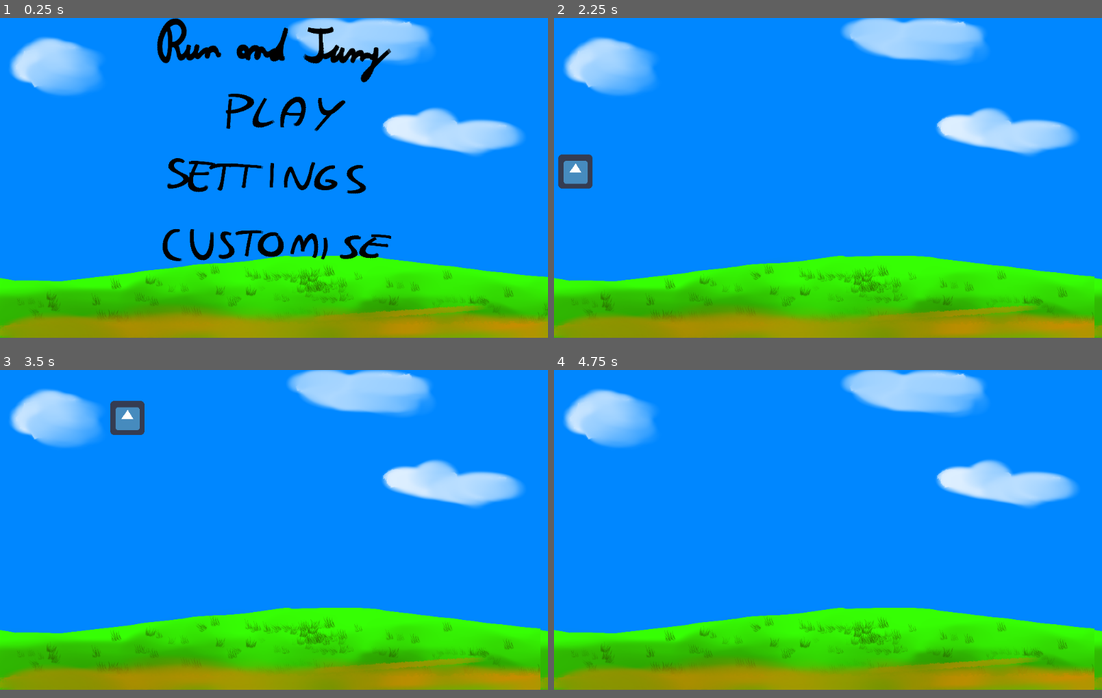
Above: before the commit, frames 1-4 (two rows, left to right).
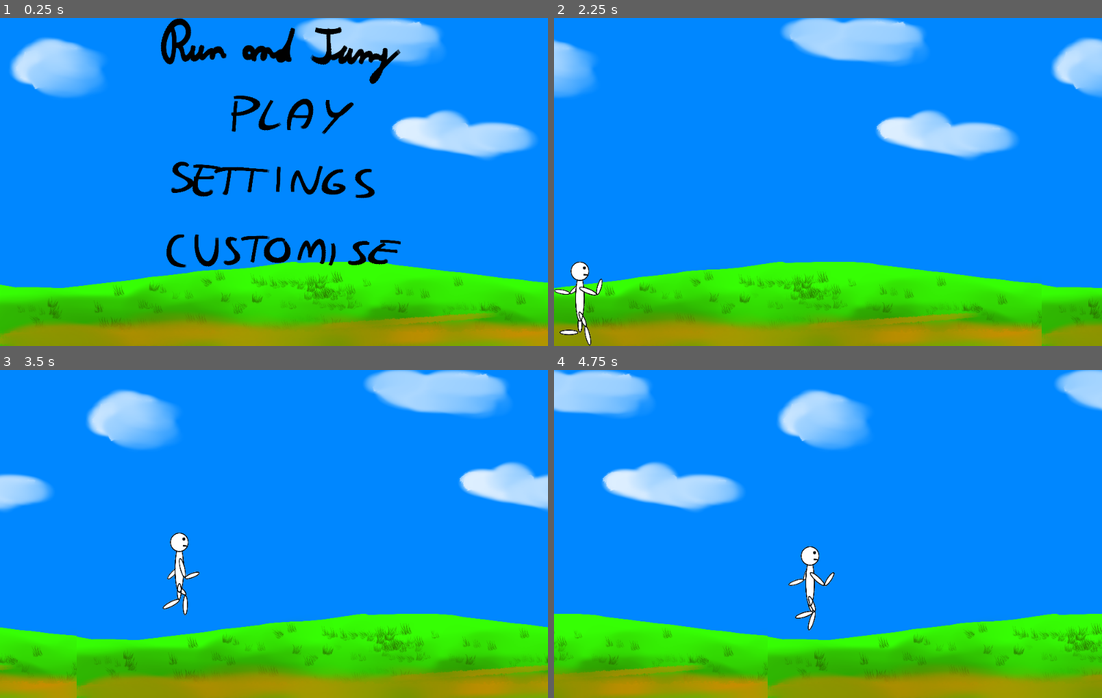
Above: after the commit, the same moments.

Repository: Mo27x/pyclan
Game: Godot game, scene res://Scenes/Menu.tscn
The game is run twice, just before and just after one commit, with the same random seed, the same clock (stepped at 60 frames per second) and the same inputs. The engine's default icon, where the game draws it, is replaced by a stand-in: a white triangle on a blue panel in a dark square.
Inputs (mouse positions are in pixels of both pictures, inside the frame that each line leads up to; where the layout moved, square brackets give the same spot in the first picture):
- Up to frame 1 (0.25 s): no input
- Up to frame 2 (2.25 s): click (833, 178) [828, 178] at 0.5 s; click (691, 332) at 1.25 s, where only the run after the commit has a clickable "SAVE"; click (833, 116) [828, 116] at 2 s
- Up to frame 3 (3.5 s): tap Enter at 2.75 s; move the mouse to (394, 514) at 2.77 s; hold Right (right) from 2.78 s (still down); hold Space (up) from 2.78 s (still down); click (394, 514) at 2.92 s
- Up to frame 4 (4.75 s): move the mouse to (718, 547) at 3.52 s; release Space (up) at 3.53 s; tap Space (up) at 3.6, 3.77, 4.07 s; click (718, 547) at 3.67 s; move the mouse to (882, 458) at 4.27 s; release Right (right) at 4.28 s; hold Left (left) from 4.28 s (still down); hold Space (up) from 4.28 s (still down); click (882, 458) at 4.42 s
In our replay, the window is 800x468 before the commit and 800x480 after it. These sizes can differ from the game's own. Grey fills any space a smaller window leaves; there, only what the larger window draws over its background counts as a difference.

The runs differ from the first frame. In frame 1, 19% of the frame differs, in the area x 0-100%, y 0-100%; in frame 2, 24%; in frame 3, 25%; in frame 4, 29%.

Commit message:
Settings menu, player

Diff:
--- a/Run and Jump/Scenes/Game.tscn
+++ b/Run and Jump/Scenes/Game.tscn
@@ -1,20 +1,57 @@
-[gd_scene load_steps=3 format=2]
+[gd_scene load_steps=7 format=2]
 
 [ext_resource path="res://Textures/MenuBackground.png" type="Texture" id=1]
 [ext_resource path="res://Scenes/Player.tscn" type="PackedScene" id=2]
+[ext_resource path="res://Scripts/background.gd" type="Script" id=3]
+[ext_resource path="res://Scripts/Death.gd" type="Script" id=4]
+
+[sub_resource type="RectangleShape2D" id=2]
+extents = Vector2( 16, 300 )
+
+[sub_resource type="RectangleShape2D" id=1]
+extents = Vector2( 532, 8 )
 
 [node name="game" type="Node2D"]
 
-[node name="Background" type="ParallaxBackground" parent="."]
+[node name="Player" parent="." instance=ExtResource( 2 )]
+position = Vector2( 50, 520 )
+speed = 400
+jump_height = -10000
 
-[node name="ParallaxLayer" type="ParallaxLayer" parent="Background"]
-motion_mirroring = Vector2( 1010, 0 )
-
-[node name="Sprite" type="Sprite" parent="Background/ParallaxLayer"]
-scale = Vector2( 0.291904, 0.241935 )
+[node name="background" type="Sprite" parent="."]
+show_behind_parent = true
+scale = Vector2( 0.285063, 0.241935 )
 texture = ExtResource( 1 )
 centered = false
+script = ExtResource( 3 )
 
-[node name="KinematicBody2D" parent="." instance=ExtResource( 2 )]
-position = Vector2( 8, 256 )
-speed = 400
+[node name="background2" type="Sprite" parent="."]
+show_behind_parent = true
+position = Vector2( 1000, 0 )
+scale = Vector2( 0.285063, 0.241935 )
+texture = ExtResource( 1 )
+centered = false
+script = ExtResource( 3 )
+
+[node name="walls" type="StaticBody2D" parent="."]
+position = Vector2( 0, 600 )
+
+[node name="CollisionShape2D2" type="CollisionShape2D" parent="walls"]
+position = Vector2( 1016, -296 )
+shape = SubResource( 2 )
+
+[node name="CollisionShape2D" type="CollisionShape2D" parent="walls"]
+position = Vector2( 500, 8 )
+shape = SubResource( 1 )
+
+[node name="CollisionShape2D3" type="CollisionShape2D" parent="walls"]
+position = Vector2( 500, -608 )
+shape = SubResource( 1 )
+
+[node name="Area2D" type="Area2D" parent="."]
+
+[node name="Death" type="CollisionShape2D" parent="Area2D"]
+position = Vector2( -80, 304 )
+shape = SubResource( 2 )
+script = ExtResource( 4 )
+[connection signal="body_entered" from="Area2D" to="Area2D/Death" method="_on_Area2D_body_entered"]
--- a/Run and Jump/Scenes/Player.tscn
+++ b/Run and Jump/Scenes/Player.tscn
@@ -1,18 +1,35 @@
-[gd_scene load_steps=4 format=2]
+[gd_scene load_steps=8 format=2]
 
-[ext_resource path="res://icon.png" type="Texture" id=1]
+[ext_resource path="res://Textures/Player/run3.png" type="Texture" id=1]
 [ext_resource path="res://Scripts/Player.gd" type="Script" id=2]
+[ext_resource path="res://Textures/Player/run4.png" type="Texture" id=3]
+[ext_resource path="res://Textures/Player/run2.png" type="Texture" id=4]
+[ext_resource path="res://Textures/Player/run1.png" type="Texture" id=5]
 
 [sub_resource type="RectangleShape2D" id=1]
-extents = Vector2( 32, 32 )
+extents = Vector2( 24, 72 )
+
+[sub_resource type="SpriteFrames" id=2]
+animations = [ {
+"frames": [ ExtResource( 4 ), ExtResource( 3 ), ExtResource( 1 ), ExtResource( 5 ) ],
+"loop": true,
+"name": "Run",
+"speed": 5.0
+} ]
 
 [node name="KinematicBody2D" type="KinematicBody2D"]
 script = ExtResource( 2 )
+__meta__ = {
+"_edit_group_": true
+}
+jump_height = -5000
 
 [node name="CollisionShape2D" type="CollisionShape2D" parent="."]
-position = Vector2( 32, 32 )
 shape = SubResource( 1 )
 
-[node name="Sprite" type="Sprite" parent="."]
-texture = ExtResource( 1 )
-centered = false
+[node name="AnimatedSprite" type="AnimatedSprite" parent="."]
+position = Vector2( 5, 0 )
+scale = Vector2( 0.256, 0.274286 )
+frames = SubResource( 2 )
+animation = "Run"
+frame = 3
--- /dev/null
+++ b/Run and Jump/Scenes/SettingsMenu.tscn
@@ -0,0 +1,61 @@
+[gd_scene load_steps=2 format=2]
+
+[ext_resource path="res://Scripts/SettingsMenu.gd" type="Script" id=1]
+
+[node name="SettingsMenu" type="CanvasLayer"]
+script = ExtResource( 1 )
+
+[node name="Panel" type="Panel" parent="."]
+anchor_right = 1.0
+anchor_bottom = 1.0
+__meta__ = {
+"_edit_use_anchors_": false
+}
+
+[node name="MarginContainer" type="MarginContainer" parent="Panel"]
+anchor_right = 1.0
+anchor_bottom = 1.0
+margin_right = 6.10352e-05
+size_flags_horizontal = 3
+size_flags_vertical = 3
+__meta__ = {
+"_edit_use_anchors_": false
+}
+
+[node name="VBoxContainer" type="VBoxContainer" parent="Panel/MarginContainer"]
+margin_right = 1000.0
+margin_bottom = 600.0
+
+[node name="Options" type="VBoxContainer" parent="Panel/MarginContainer/VBoxContainer"]
+margin_right = 1000.0
+margin_bottom = 576.0
+size_flags_horizontal = 3
+size_flags_vertical = 3
+__meta__ = {
+"_edit_use_anchors_": false
+}
+
+[node name="Buttons" type="HBoxContainer" parent="Panel/MarginContainer/VBoxContainer"]
+margin_top = 580.0
+margin_right = 1000.0
+margin_bottom = 600.0
+__meta__ = {
+"_edit_use_anchors_": false
+}
+
+[node name="Save" type="Button" parent="Panel/MarginContainer/VBoxContainer/Buttons"]
+margin_right = 498.0
+margin_bottom = 20.0
+size_flags_horizontal = 15
+size_flags_vertical = 13
+text = "SAVE"
+
+[node name="Back" type="Button" parent="Panel/MarginContainer/VBoxContainer/Buttons"]
+margin_left = 502.0
+margin_right = 1000.0
+margin_bottom = 20.0
+size_flags_horizontal = 3
+size_flags_vertical = 5
+text = "BACK"
+[connection signal="pressed" from="Panel/MarginContainer/VBoxContainer/Buttons/Save" to="." method="Save"]
+[connection signal="pressed" from="Panel/MarginContainer/VBoxContainer/Buttons/Back" to="." method="Back"]
--- /dev/null
+++ b/Run and Jump/Scenes/SettingsTest.tscn
@@ -0,0 +1,6 @@
+[gd_scene load_steps=2 format=2]
+
+[ext_resource path="res://Scripts/Settings.gd" type="Script" id=1]
+
+[node name="Node" type="Node"]
+script = ExtResource( 1 )
--- /dev/null
+++ b/Run and Jump/Scripts/Death.gd
@@ -0,0 +1,6 @@
+extends CollisionShape2D
+class_name Death
+
+func _on_Area2D_body_entered(body):
+	if "Player" in body.name:
+		print("you are out")
--- /dev/null
+++ b/Run and Jump/Scripts/Global.gd
@@ -0,0 +1,58 @@
+extends Node
+
+onready var settingsmenu = load("res://Scenes/SettingsMenu.tscn")
+var filePath = "res://Keybinds.ini"
+var configfile
+var keybinds = {}
+
+func _input(event):
+	if Input.is_key_pressed(KEY_ESCAPE):
+		add_child(settingsmenu.instance())
+		get_tree().paused = true
+
+func _ready():
+	configfile =ConfigFile.new()
+	if configfile.load(filePath) == OK:
+		for key in configfile.get_section_keys("keybinds"):
+			var key_value = configfile.get_value("keybinds", key)
+			print(key, " : ", OS.get_scancode_string(key_value))
+			if str(key_value) != "":
+				keybinds[key] = key_value
+			else:
+				keybinds[key] = null
+
+		for audio in configfile.get_section_keys("audio"):
+			var audio_value = configfile.get_value("audio",audio)
+			print(audio, " : ", audio_value)
+
+		for graphic in configfile.get_section_keys("graphics"):
+			var graphic_value = configfile.get_value("graphics",graphic)
+			print(graphic, " : ", graphic_value)
+
+	else:
+		print("CONFIG FILE NOT FOUND")
+		get_tree().quit()
+
+	set_game_binds()
+
+func set_game_binds():
+	for key in keybinds.keys():
+		var value = keybinds[key]
+
+		var actionlist = InputMap.get_action_list(key)
+		if !actionlist.empty():
+			InputMap.action_erase_event(key,actionlist[0])
+
+		if value != null:
+			var new_key = InputEventKey.new()
+			new_key.set_scancode(value)
+			InputMap.action_add_event(key,new_key)
+
+func write_Config():
+	for key in keybinds.keys():
+		var key_value = keybinds[key]
+		if key_value != null:
+			configfile.set_value("keybinds",key,key_value)
+		else:
+			configfile.set_value("keybinds",key,"")
+	configfile.save(filePath)
--- /dev/null
+++ b/Run and Jump/Scripts/KeyButton.gd
@@ -0,0 +1,28 @@
+extends Button
+
+var key
+var value
+var menu
+
+var waiting_input = false
+
+func _input(event):
+	if waiting_input:
+		if event is InputEventKey:
+			value = event.scancode
+			text = OS.get_scancode_string(value)
+			menu.change_bind(key, value)
+			pressed = false
+			waiting_input = false
+		if event is InputEventMouseButton:
+			if value != null:
+				text = OS.get_scancode_string(value)
+			else:
+				text = "Unassigned"
+			pressed = false
+			waiting_input = false
+
+func _toggled(button_pressed):
+	if button_pressed:
+		waiting_input = true
+		set_text("Press any key")
--- a/Run and Jump/Scripts/Menu.gd
+++ b/Run and Jump/Scripts/Menu.gd
@@ -9,6 +9,7 @@
 	pass
 
 func _on_Setting_pressed():
+	get_tree().change_scene("res://Scenes/SettingsMenu.tscn")
 	pass
 
 func _on_Customise_pressed():
--- a/Run and Jump/Scripts/Player.gd
+++ b/Run and Jump/Scripts/Player.gd
@@ -1,22 +1,32 @@
 extends KinematicBody2D
 class_name Player
 
-export (int) var speed = 200
+const Floor = Vector2(0, -1)
+var gravity_magnitude : int = ProjectSettings.get_setting("physics/2d/default_gravity")
+export (int) var speed = 300
+export (int) var jump_height = -1000
 
+onready var animazioni = $AnimatedSprite
 var velocity = Vector2()
+var on_ground = false
 
 func get_input():
 	velocity = Vector2()
 	if Input.is_action_pressed('right'):
-		velocity.x += 1
+		animazioni.play("Run")
+		velocity.x += speed
 	if Input.is_action_pressed('left'):
-		velocity.x -= 1
+		animazioni.play("Run")
+		velocity.x -= speed
 	if Input.is_action_pressed('down'):
-		velocity.y += 1
-	if Input.is_action_pressed('up'):
-		velocity.y -= 1
-	velocity = velocity.normalized() * speed
+		velocity.y += speed
+	if Input.is_action_pressed('up') && is_on_floor():
+		velocity.y = jump_height
+
+	velocity.y +=  gravity_magnitude
+
+
 
 func _physics_process(delta):
 	get_input()
-	velocity = move_and_slide(velocity)
+	velocity = move_and_slide(velocity,Floor)
--- /dev/null
+++ b/Run and Jump/Scripts/SettingsMenu.gd
@@ -0,0 +1,60 @@
+extends CanvasLayer
+
+onready var optionContainer = $Panel/MarginContainer/VBoxContainer/Options
+onready var optionButton = load("res://Scripts/KeyButton.gd")
+
+var keybinds
+var buttons = {}
+
+func _ready():
+	keybinds = Global.keybinds.duplicate()
+	for key in keybinds.keys():
+		var hbox =  HBoxContainer.new()
+		var label = Label.new()
+		var button = Button.new()
+
+		hbox.set_h_size_flags(Control.SIZE_EXPAND_FILL)
+		label.set_h_size_flags(Control.SIZE_EXPAND_FILL)
+		button.set_h_size_flags(Control.SIZE_EXPAND_FILL)
+
+		label.text = key
+
+		var button_value = keybinds[key]
+
+		if button_value != null:
+			button.text = OS.get_scancode_string(button_value)
+		else:
+			button.text = "Unassigned"
+
+		button.set_script(optionButton)
+		button.key = key
+		button.value = button_value
+		button.menu = self
+		button.toggle_mode = true
+		button.focus_mode = Control.FOCUS_NONE
+
+		hbox.add_child(label)
+		hbox.add_child(button)
+		optionContainer.add_child(hbox)
+
+		buttons[key] = button
+
+func change_bind(key,value):
+	keybinds[key] = value
+	for k in keybinds.keys():
+		if k != key && value != null && keybinds[k] == value:
+			keybinds[k] = null
+			buttons[k].value = null
+			buttons[k].text = "Unassigned"
+
+
+func Back():
+	get_tree().change_scene("res://Scenes/Menu.tscn")
+	get_tree().paused = false
+
+
+func Save():
+	Global.keybinds = keybinds.duplicate()
+	Global.set_game_binds()
+	Global.write_Config()
+	Back()
--- /dev/null
+++ b/Run and Jump/Scripts/background.gd
@@ -0,0 +1,15 @@
+extends Sprite
+
+const velocity: float = -10.0
+var texture_width: float = 0.0
+
+func _ready():
+	texture_width = texture.get_size().x * scale.x
+
+func _process(delta: float) -> void:
+	position.x += velocity
+	_attempt_reposition()
+
+func _attempt_reposition() -> void:
+	if position.x < -texture_width:
+		position.x += 2 * texture_width#not make a gap
--- a/Run and Jump/project.godot
+++ b/Run and Jump/project.godot
@@ -9,12 +9,18 @@
 config_version=4
 
 _global_script_classes=[ {
+"base": "CollisionShape2D",
+"class": "Death",
+"language": "GDScript",
+"path": "res://Scripts/Death.gd"
+}, {
 "base": "KinematicBody2D",
 "class": "Player",
 "language": "GDScript",
 "path": "res://Scripts/Player.gd"
 } ]
 _global_script_class_icons={
+"Death": "",
 "Player": ""
 }
 
@@ -23,6 +29,15 @@
 config/name="Run and Jump"
 run/main_scene="res://Scenes/Menu.tscn"
 config/icon="res://icon.png"
+
+[autoload]
+
+Global="*res://Scripts/Global.gd"
+
+[display]
+
+window/size/width=1000
+window/size/resizable=false
 
 [input]
 
@@ -52,6 +67,10 @@
  ]
 }
 
+[physics]
+
+2d/default_gravity=20
+
 [rendering]
 
 environment/default_environment="res://default_env.tres"
Binary file added: Run and Jump/Textures/Player/run1.png
Not shown, added: Run and Jump/Textures/Player/run1.png.import
Binary file added: Run and Jump/Textures/Player/run2.png
Not shown, added: Run and Jump/Textures/Player/run2.png.import
Binary file added: Run and Jump/Textures/Player/run3.png
Not shown, added: Run and Jump/Textures/Player/run3.png.import
Binary file added: Run and Jump/Textures/Player/run4.png
Not shown, added: Run and Jump/Textures/Player/run4.png.import
Not shown, added: Run and Jump/keybinds.ini
Not shown, added: Run and Jump/Textures/Player/run1.png~
Not shown, added: Run and Jump/Textures/Player/run2.png~
Not shown, added: Run and Jump/Textures/Player/run3.png~
(and 1 more such lines)
